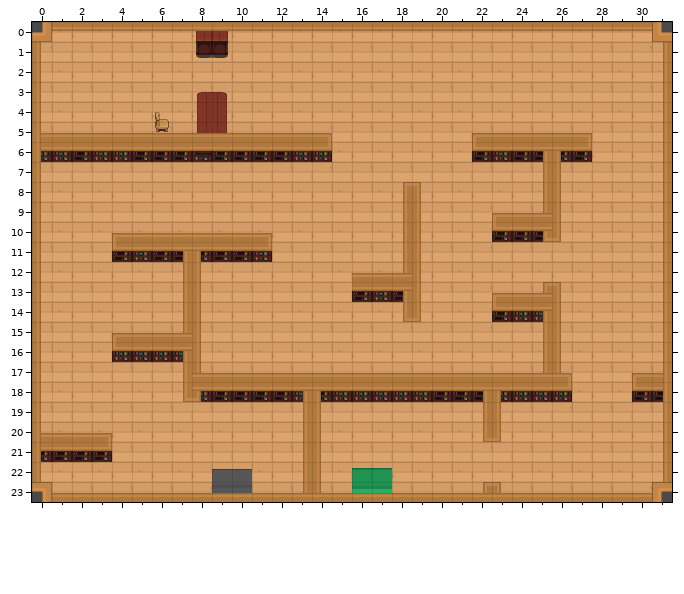
Level history. Tiled map: Map/Library.tmx. The picture above is the old version.
Cells are 32x32 px. Shown: x 0..31, y 0..23.
The same view after the edit:
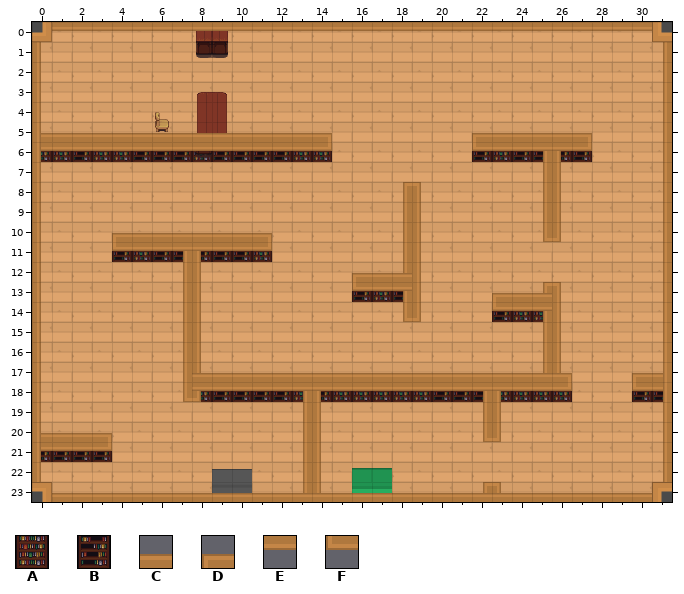
Key: from "house_inside": A 77, B 78; from "tilesheet_complete": C 1852, D 1854, E 1906, F 1908.
_ is an empty cell.
Difference:
Layer "Bookshelves":
The author cleared tile A in row 16 at x 4 to 7.
The author cleared tile B in row 10 at x 23 to 25.
Layer "InteriorWallsHorizontal":
Tile C gives way to tile D in row 12 at x 16.
Tile E gives way to tile F in row 13 at x 16.
The author cleared tile C in row 9 at x 24 to 25; in row 15 at x 5 to 7.
The author cleared tile D in row 9 at x 23; in row 15 at x 4.
The author cleared tile E in row 10 at x 24 to 25; in row 16 at x 5 to 7.
The author cleared tile F in row 10 at x 23; in row 16 at x 4.
Boxes around the changes in both pictures, in picture pixels (x1, y1, x2, y2):
removed: (492, 213, 552, 242)
changed: (352, 274, 356, 290)
removed: (112, 333, 192, 362)
